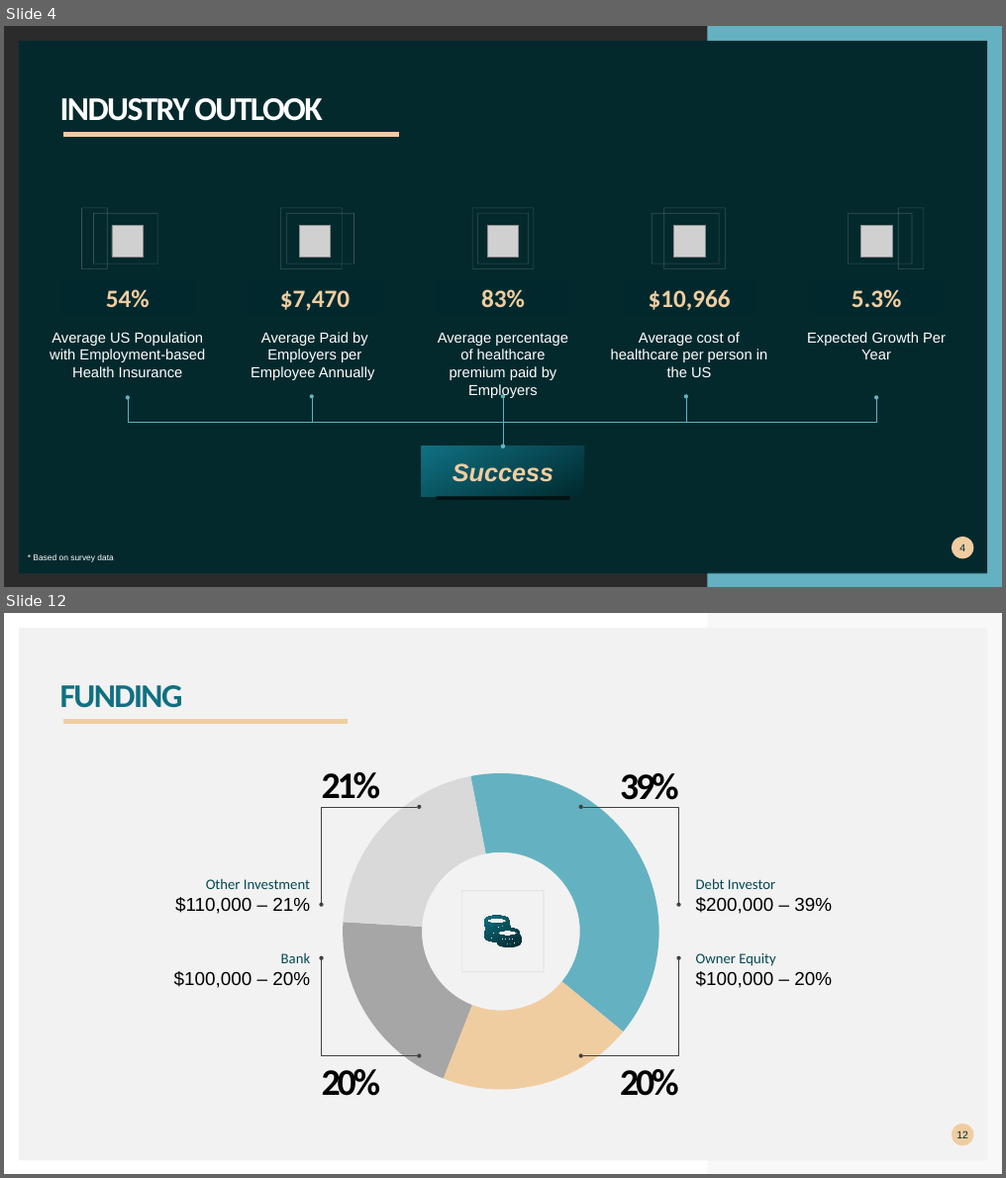
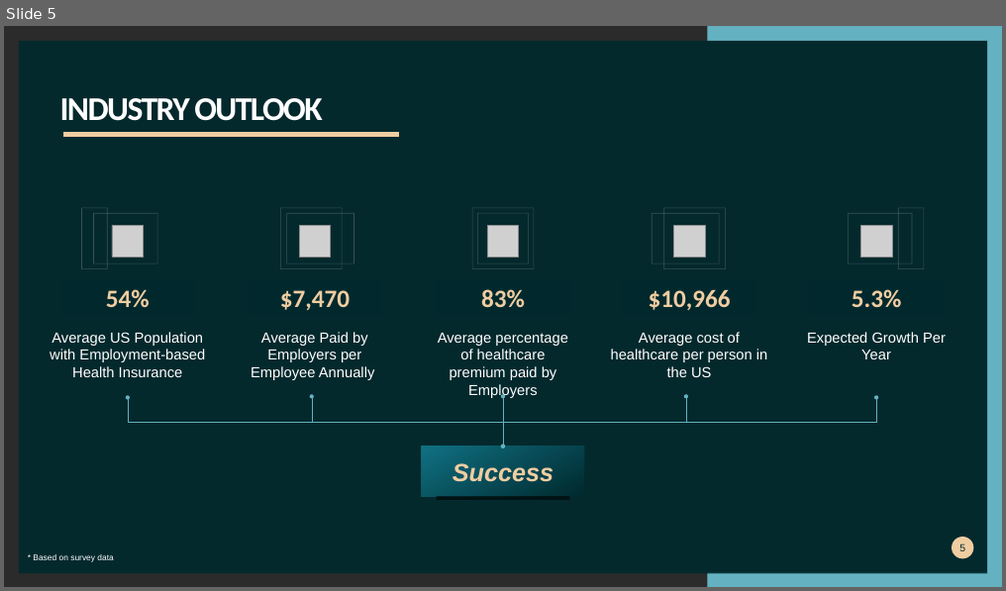
Before and after one commit to khutula/Medical-Insurance-Costs, a slide deck: documents/Medical Insurance Cost.pptx. Shown one above the other, each under a label of ours: slides 4 and 12 before the commit, slide 5 after it; the slides between them are not shown. The pictures are 1006x1178 and 1006x591 pixels, drawn with LibreOffice and Linux fonts; fonts in the diff are those of the drawing; grey boxes stand for pictures; background and template pictures are left out; a plain dark background stands for a picture behind light text. Boxes give left, top, right and bottom in pixels: in the first picture for what was removed or moved away, otherwise in the second. Text is boxed around its words. In the diff, an @@ line names an element or a change of style, - is before the commit and + after.

```diff
--- a/documents/Medical Insurance Cost.pptx
+++ b/documents/Medical Insurance Cost.pptx
@@ slide 12 removed at <box>4,613,1002,1174</box>, background #FFFFFF @@
@@ rectangle removed at <box>19,628,988,1161</box> @@
@@ freeform shape removed at <box>707,613,1002,1174</box> @@
@@ title removed at <box>60,685,183,708</box> @@
-FUNDING
@@ freeform shape removed at <box>63,718,348,722</box> @@
@@ doughnut chart removed at <box>249,763,753,1100</box> @@
-categories: 1, 2, 3, 4
-Series 1: 39, 20, 20, 21
@@ text removed at <box>322,772,381,808</box> @@
-21%
@@ text removed at <box>620,773,679,808</box> @@
-39%
@@ freeform shape removed at <box>322,807,420,905</box> @@
@@ freeform shape removed at <box>581,807,679,905</box> @@
@@ text removed at <box>175,879,310,914</box> @@
-Other Investment
-$110,000 – 21%
@@ text removed at <box>696,878,832,914</box> @@
-Debt Investor
-$200,000 – 39%
@@ rectangle removed at <box>462,891,544,972</box> @@
@@ freeform shape removed at <box>484,916,522,947</box> @@
@@ text removed at <box>174,954,310,988</box> @@
-Bank
-$100,000 – 20%
@@ freeform shape removed at <box>322,959,420,1057</box> @@
@@ freeform shape removed at <box>581,959,679,1057</box> @@
@@ text removed at <box>696,954,832,988</box> @@
-Owner Equity
-$100,000 – 20%
@@ text removed at <box>322,1069,381,1096</box> @@
-20%
@@ text removed at <box>620,1069,679,1096</box> @@
-20%
@@ page number removed at <box>951,1124,974,1147</box> @@
-12
@@ what was slide 4 is now slide 5 @@
@@ page number at <box>959,544,965,552</box>: text changed @@
-4
+5
```
Also in this commit, not shown: 5 slides changed, 10 slides added, 7 other slides removed.
